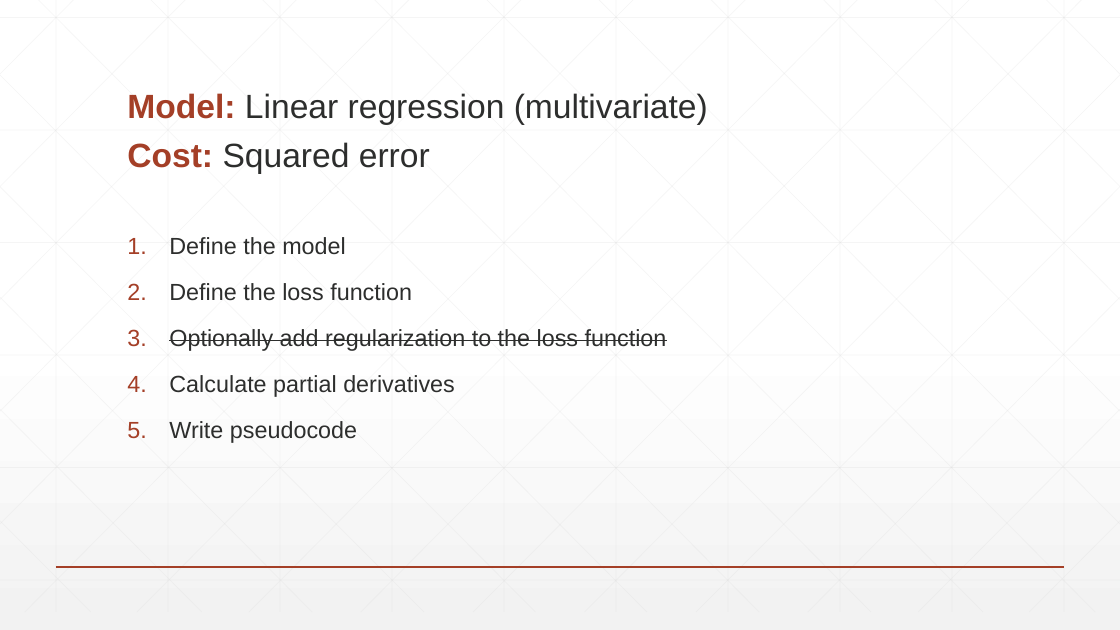
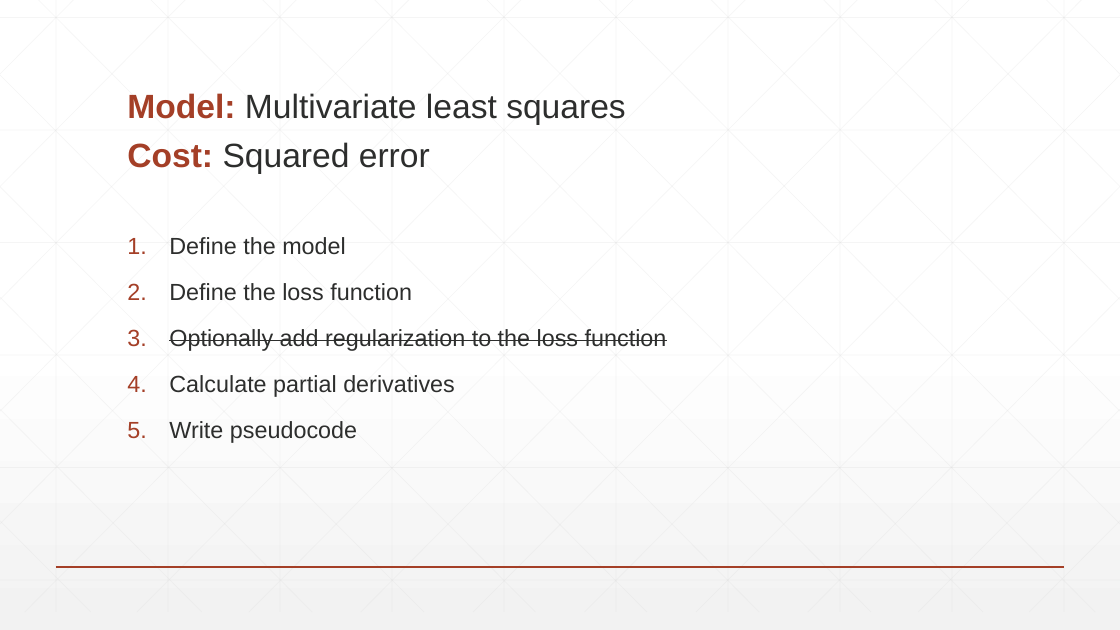
Before and after one commit to jatkins23/info251-aml-s24, a slide deck: slide 11 of labs/lab7/Lab7.pptx. Drawn at 1120x630 pixels with LibreOffice and Linux fonts; fonts in the diff are those of the drawing. Boxes give left, top, right and bottom in pixels: in the first picture for what was removed or moved away, otherwise in the second. Text is boxed around its words. In the diff, an @@ line names an element or a change of style, - is before the commit and + after.

```diff
--- a/labs/lab7/Lab7.pptx
+++ b/labs/lab7/Lab7.pptx
@@ title at bbox=[127, 93, 626, 173]: text changed @@
-Model: Linear regression (multivariate)
-Cost: Squared error
+Model: Multivariate least squares
+Cost: Squared error
```
Also in this commit, not shown: 4 other slides changed, 1 other file.
